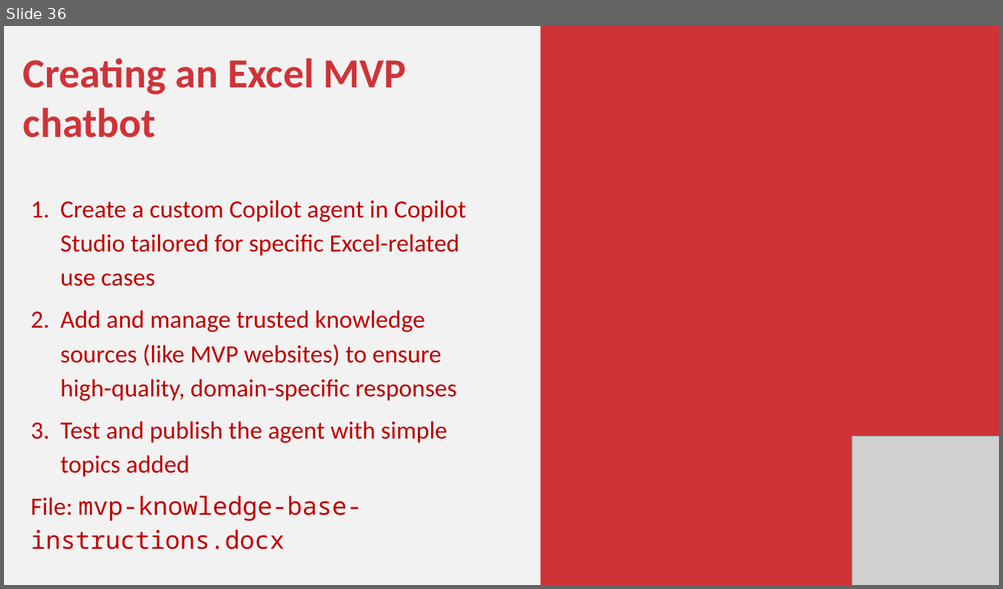
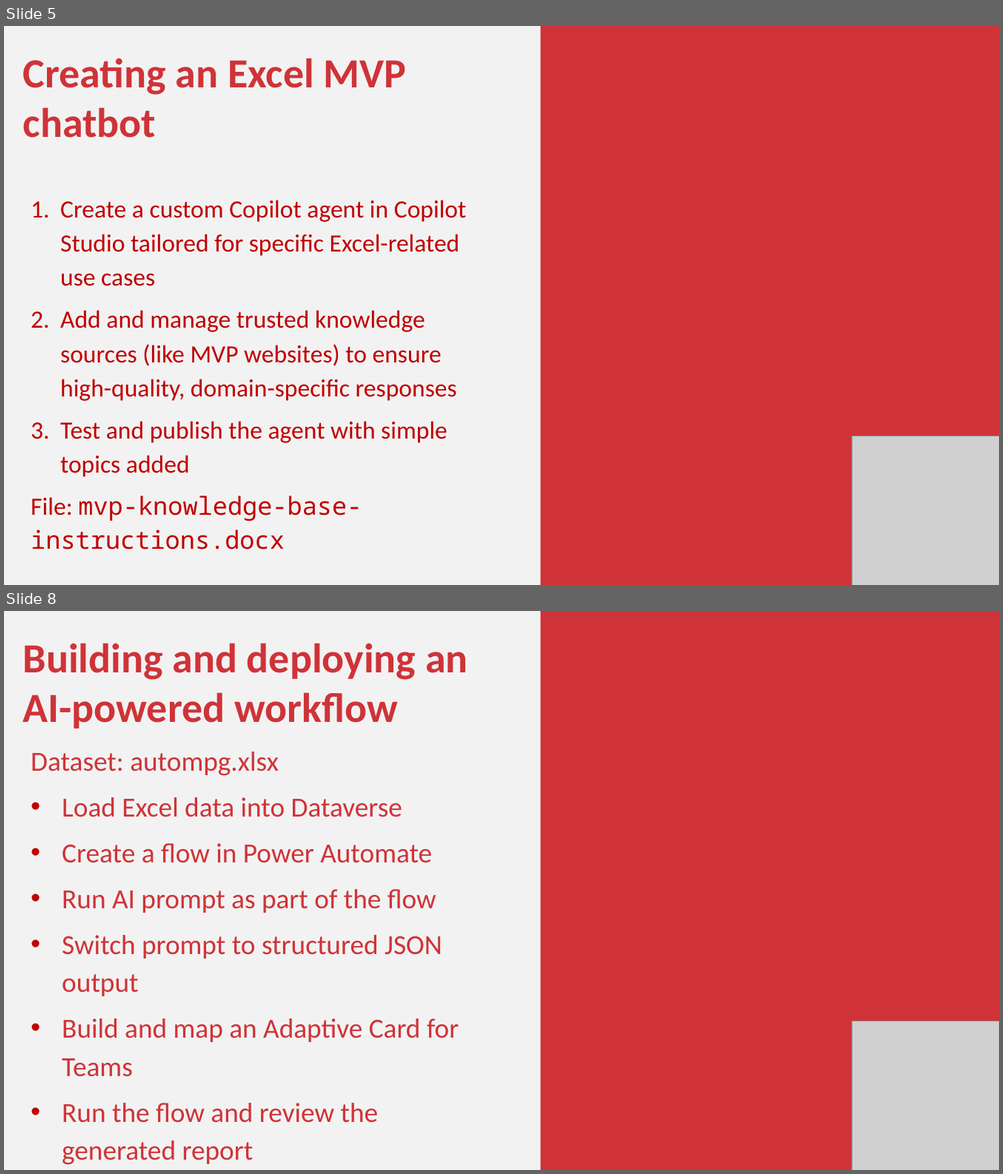
Before and after one commit to stringfestdata/ai-for-excel-in-a-week, a slide deck: day-5-copilot-studio/day-5-copilot-studio.pptx. Shown one above the other, each under a label of ours: slide 36 before the commit, slides 5 and 8 after it; the slides between them are not shown. The pictures are 1003x589 and 1003x1174 pixels, drawn with LibreOffice and Linux fonts; fonts in the diff are those of the drawing; grey boxes stand for pictures. Boxes give left, top, right and bottom in pixels: in the first picture for what was removed or moved away, otherwise in the second. Text is boxed around its words. In the diff, an @@ line names an element or a change of style, - is before the commit and + after.

```diff
--- a/day-5-copilot-studio/day-5-copilot-studio.pptx
+++ b/day-5-copilot-studio/day-5-copilot-studio.pptx
@@ slide 8 added at [4, 611, 999, 1170], background #F2F2F2 @@
@@ rectangle added at [540, 611, 999, 1170], fill #CF3338 @@
@@ text added at [23, 643, 468, 1165], 40 pt, text #CF3338 @@
+Building and deploying an AI-powered workflow
+Dataset: autompg.xlsx
+• Load Excel data into Dataverse
+• Create a flow in Power Automate
+• Run AI prompt as part of the flow
+• Switch prompt to structured JSON output
+• Build and map an Adaptive Card for Teams
+• Run the flow and review the generated report
@@ picture added at [851, 1021, 999, 1170] @@
@@ what was slide 36 is now slide 5 @@
```
Also in this commit, not shown: 9 other slides added, 36 slides removed, 40 other files.
